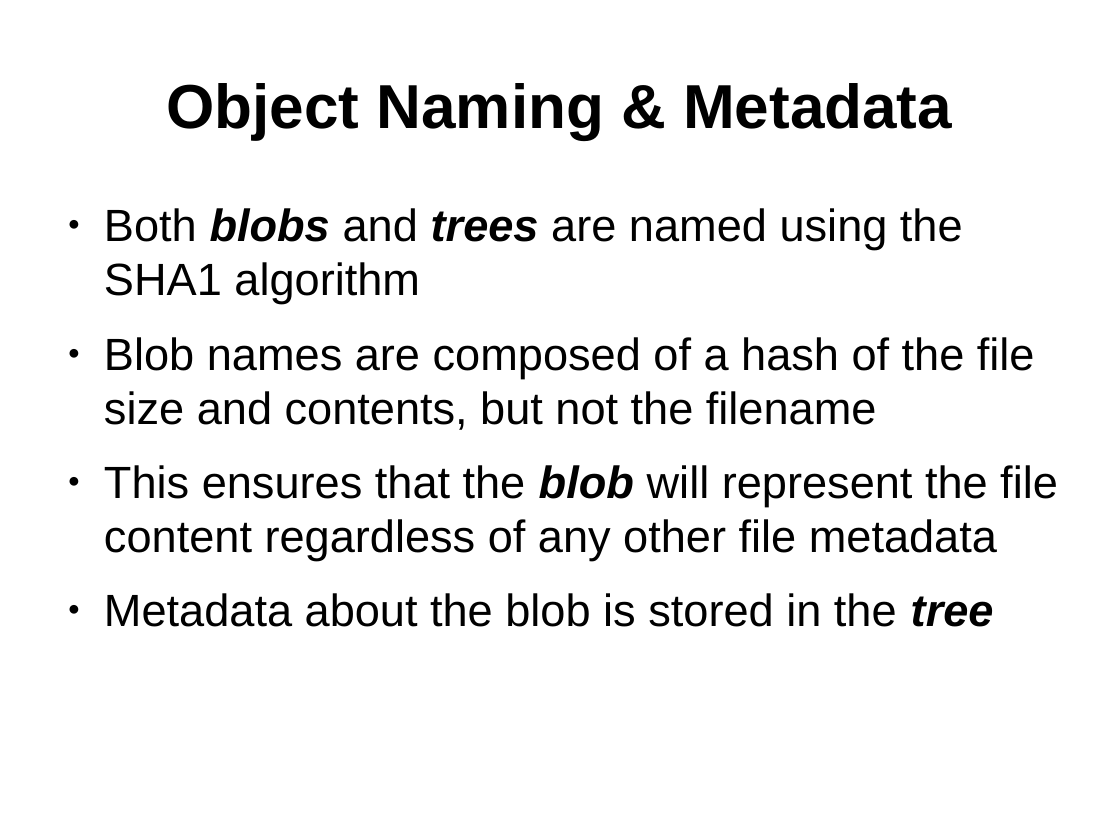
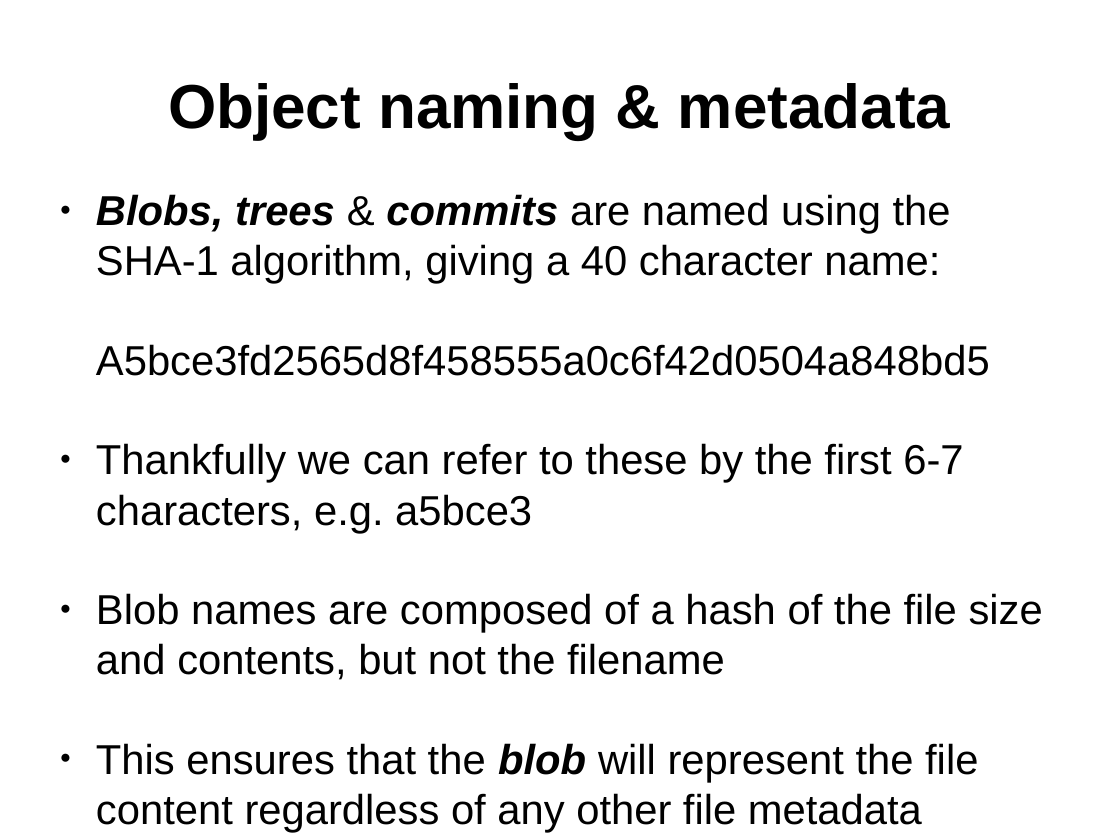
Before and after one commit to ifpingram/soslug, a slide deck: slide 12 of Understanding_Git_and_using_Github.odp (slide 14 before the commit). Drawn at 1120x840 pixels with LibreOffice and Linux fonts; fonts in the diff are those of the drawing. Boxes give left, top, right and bottom in pixels: in the first picture for what was removed or moved away, otherwise in the second. Text is boxed around its words. In the diff, an @@ line names an element or a change of style, - is before the commit and + after.

Commit message:
Added slides for objects + branches

```diff
--- a/Understanding_Git_and_using_Github.odp
+++ b/Understanding_Git_and_using_Github.odp
@@ title at (168, 83, 950, 139): text changed @@
-Object Naming & Metadata
+Object naming & metadata
@@ text "Blobs, trees & commits are ...": place and size @@
-text "Blobs, trees & commits are ..." at (104, 208, 1058, 627)
+text "Blobs, trees & commits are ..." at (96, 194, 1043, 825)
@@ text at (96, 194, 990, 533): text changed; size 32 to 29.6 pt @@
-● Both blobs and trees are named using the SHA1 algorithm
+● Blobs, trees & commits are named using the SHA-1 algorithm, giving a 40 character name:
+A5bce3fd2565d8f458555a0c6f42d0504a848bd5
+● Thankfully we can refer to these by the first 6-7 characters, e.g. a5bce3
@@ text at (96, 593, 1043, 825): size 32 to 29.6 pt in "Blob names are composed of a hash ...", "This ensures that the blob will represent ..." @@
@@ text at (104, 593, 994, 627): paragraph removed @@
-● Metadata about the blob is stored in the tree
```
Also in this commit, not shown: 5 other slides changed, 6 slides added.
